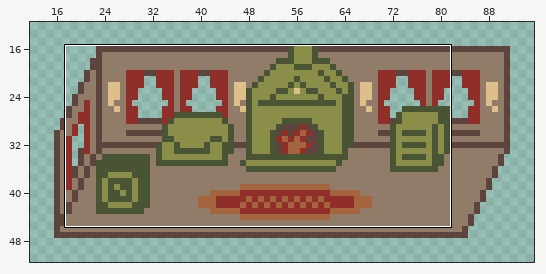
A pixel-art file gets an edit: Assets/Art/LevelArt/mockups.aseprite. The first picture is a wide view before the edit; the outline marks the close-up.
Close-up. Old version:
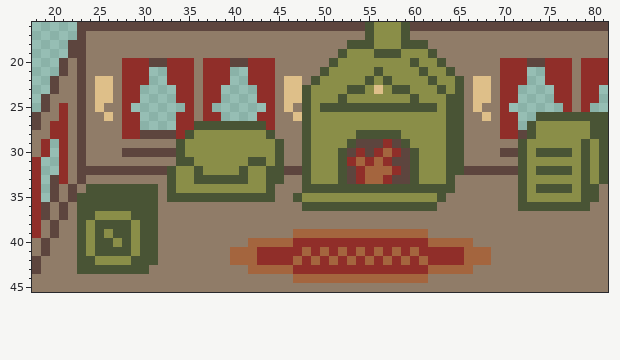
128x64 pixels, 1 frame. Shown: x 18..81, y 16..45. The wide view leaves out empty margins.
The result:
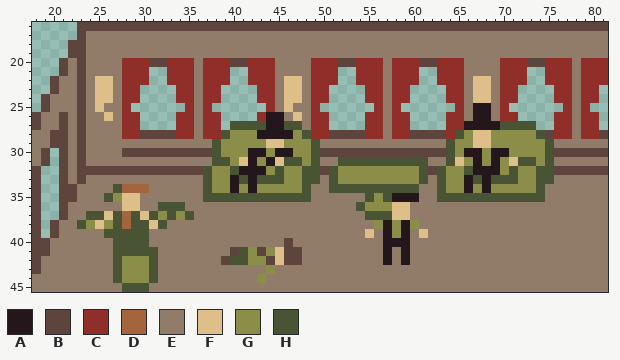
Palette (. is transparent): A #24171b  B #5d453e  C #902e29  D #a4653e  E #907c68  F #debf89  G #8a8e48  H #495435
What changed:
layer "Default car/traincar" now shown
layer "Default car/furniture" now shown
layer "Default car/Person" now shown
layer "Default car/door_front" now shown
layer "fireplace_car/fireplace_car" now hidden
layer "fireplace_car/furniture_2" now hidden
layer "fireplace_car/furniture" now hidden
layer "fireplace_car/fire" now hidden
Changed rows in their new state; - is an unchanged pixel.
first column x 18:
16 -------------------------------------BBBBB----------------------
17 -------------------------------------EEEEE----------------------
18 -----------------------------------EEEEEEEEE--------------------
19 ----------------------------------EEEEEEEEEEE-------------------
20 -------------------------------CCCBBCCCECCCBBCCC----------------
21 -------------------------------CCC..CCCECCC..CCC----------------
22 -------------------------------CCC..CCCECCC..CCC----------------
23 ------------------------------ECC....CCECC....CC----------------
24 ------------------------------ECC....CCECC....CC----------------
25 ---E--------------------------EC......CEC......C-AA-------------
26 ---B----------------------AA--ECC....CCECC....CC-AA-----..CCECC.
27 --EB--------------ECC.----AAHHECC....CCECC....CCAAAAHHH-..CCECC.
28 --BB-------------CECCH---AAAAG-CCBBBBCCECCBBBBC-GFFGGGGGHBCCECCB
29 -EBB------------EEEEH-----FFGGGHEEEEEEEEEEEEEE-GGFFGGGG--HEEEEEE
30 -B-B------------BBBBH---AA-AAGGHBBB-B-BBB-BBBB-GAAGAAGG-G-BBBBBB
31 EB-B------------EEEEHH-FAGAFHHGHEE-HHHHHHH-HEE-FGAGAGF-H-HEEEEEE
32 B--B-----------BBBBH--HAAAG-GG-HBHGGGGGGGGGHBHGGHAAAGHG---BBBBBB
33 B-.B-----------EEEE-GGA-AH--GG-HEHGGGGGGGGGHEHGGAHAHHHG-HHEEEEEE
34 B-.B--EEE-DDDE-EEEEH--A-A-GGGG-EE----------EE-GGAGAGGGG--EEEEEE-
35 B-.B-EEE-GFFEE-EEEE--------HH-HEEEEEEH-HAAAEE-HHHHHHHH-HHEEEEEE-
36 B..--EEEEEFFEEHHH-------------EEEEEE-GGGFFEEE---------EEEEEEEE--
37 B..--E-HFHD-F-GHGH-------------------HHHFF----------------------
38 B.-----FG-DH-FH-----------------------GAGAG---------------------
39 B.---EEEH--H-E---------------EEEEEEEEFEAGAEF--------------------
40 B----EEEEH-H-E----------EEEEBEEEEEEEEEEAAAEEEEEEE---------------
41 B----EEEE--H----------BHGBGFBBEEEEEEEEEAEAEEEEEEEEE-------------
42 -----EEEEH-GG--------BHHGGBFBBEEEEEEEEEAEAEEEEEEEEE-------------
43 -----EEEE-GGGH----------EEGEEEEEEEEEEEEEEEEEEEEEE---------------
44 ---------HGGGH-----------G---EEEEEEEEEEEEEEE--------------------
45 ----------HHH---------------------------------------------------
Where, in picture pixels (left, top, right, bottom), the same in both close-ups:
changed: (32, 22, 608, 292)
